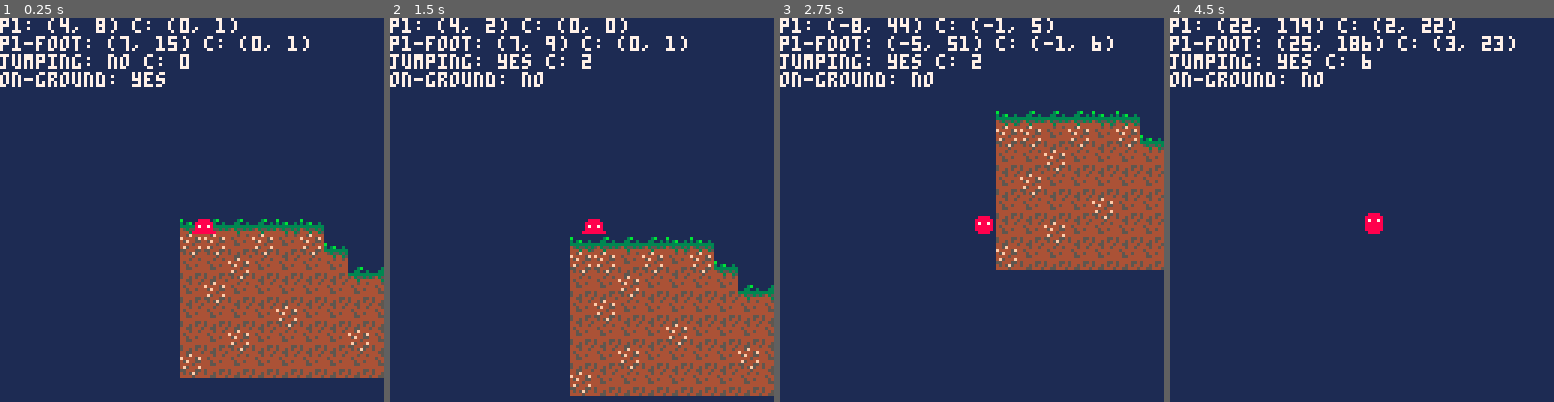
Above: before the commit, frames 1-4 (left to right).
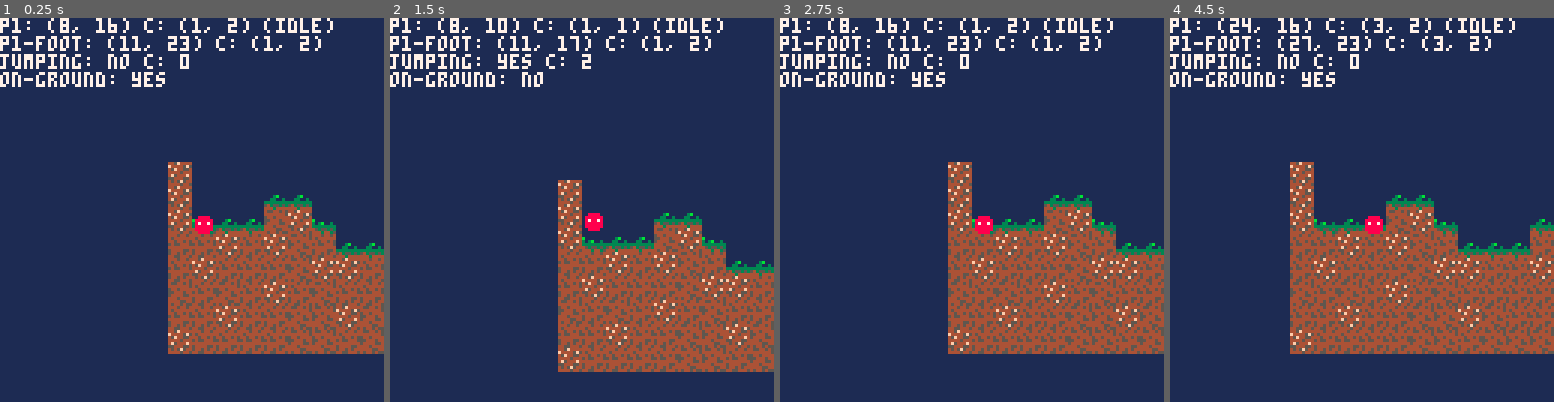
Above: after the commit, the same moments.

Repository: millwardesque/pico-8-demos
Game: PICO-8 cartridge carts/bouncer/bounce.p8
Same seed, same stepped clock (60 frames per second), same inputs: the game is played once before the commit and once after it.
Inputs:
- Up to frame 1 (0.25 s): no input
- Up to frame 2 (1.5 s): tap O (Z key) at 0.33, 0.7, 1.43 s
- Up to frame 3 (2.75 s): hold Left 1.97-2.37 s; tap O (Z key) at 2.22 s
- Up to frame 4 (4.5 s): hold Right 2.87-3.53 s; tap O (Z key) at 3.1, 3.98 s; hold Right from 4.13 s (still down)

The runs differ from the first frame. In frame 1, 16% of the frame differs, in the area x 15-100%, y 0-94%; in frame 2, 16%; in frame 3, 31%, in the area x 15-100%, y 0-88%; in frame 4, 26%.

Commit message:
Fixed some issues with animations and states.

Diff:
--- a/carts/bouncer/bounce.p8
+++ b/carts/bouncer/bounce.p8
@@ -83,6 +83,9 @@
 end
 vec2.diff = function(v1, v2)
  return vec2.new(v1.x - v2.x, v1.y - v2.y)
+end
+vec2.eq = function(v1, v2)
+ return v1.x == v2.x and v1.y == v2.y
 end
 
 --[[
@@ -192,6 +195,8 @@
   is_jumping = false
   jump_counter = 0
  end
+
+ player.state = state
 end
 
 function player:foot()
@@ -233,6 +238,7 @@
 
  -- user input.
  -- player controls
+ local start_position = vec2.clone(player.position)
  local new_position = vec2.clone(player.position)
  if btn(0) then
   new_position.x -= player.speed
@@ -245,9 +251,11 @@
   jump_request = true
  end
 
+ local was_jumping = false
  if player.is_jumping and player:is_on_ground() then
   player.is_jumping = false
   player.jump_counter = 0
+  was_jumping = true;
  elseif jump_request then
   if player:is_on_ground() then
    player.is_jumping = true
@@ -288,11 +296,17 @@
  end
 
  if player.state == "walking" then
-  if not player.is_jumping and new_position.x == 0 and new_position.y == 0 then
+  if not player.is_jumping and was_jumping then
+   player:set_state("walking")
+  end
+  if not player.is_jumping and vec2.eq(start_position, new_position) then
    player:set_state('idle')
   end
  elseif player.state == "idle" then
-  if not player.is_jumping and (new_position.x != 0 or new_position.y != 0) then
+  if not player.is_jumping and was_jumping then
+   player:set_state("idle")
+  end
+  if not player.is_jumping and not vec2.eq(start_position, new_position) then
    player:set_state('walking')
   end
  end
@@ -361,7 +375,7 @@
 
 function print_debug()
  color(7)
- print("p1: "..world_coord_summary(player.position))
+ print("p1: "..world_coord_summary(player.position).." ("..player.state..")")
  print("p1-foot: "..world_coord_summary(player:foot()))
 
  local is_jumping = "no"
@@ -410,14 +424,14 @@
 00000000000000000000000000000000000000000000000000000000000000000000000000000000000000000000000000000000000000000000000000000000
 00000000000000000000000000000000000000000000000000000000000000000000000000000000000000000000000000000000000000000000000000000000
 00000000000000000000000000000000000000000000000000000000000000000000000000000000000000000000000000000000000000000000000000000000
-0000000000000000445f444444454454000000000000000000000000000000000000000000000000000000000000000000000000000000000000000000000000
-0000000000000000f44445f445444444000000000000000000000000000000000000000000000000000000000000000000000000000000000000000000000000
-000000000000000045f4455444544544000000000000000000000000000000000000000000000000000000000000000000000000000000000000000000000000
-b00000000003b0004444544444554444000000000000000000000000000000000000000000000000000000000000000000000000000000000000000000000000
-303b0030003300304f5444f444444444000000000000000000000000000000000000000000000000000000000000000000000000000000000000000000000000
-33333333333333335544455454444554000000000000000000000000000000000000000000000000000000000000000000000000000000000000000000000000
-45355353543553534545f54454454544000000000000000000000000000000000000000000000000000000000000000000000000000000000000000000000000
-44434435444344444444544444554445000000000000000000000000000000000000000000000000000000000000000000000000000000000000000000000000
+0000000000000000445f444444454454455445450000000000000000000000000000000000000000000000000000000000000000000000000000000000000000
+0000000000000000f44445f545444444444444450000000000000000000000000000000000000000000000000000000000000000000000000000000000000000
+000000000000000045f4455444544545544544440000000000000000000000000000000000000000000000000000000000000000000000000000000000000000
+b00000000003b0004444544454554445554445440000000000000000000000000000000000000000000000000000000000000000000000000000000000000000
+303b0030003300304f5444f444444444544445540000000000000000000000000000000000000000000000000000000000000000000000000000000000000000
+33333333333333335544455454444554444544440000000000000000000000000000000000000000000000000000000000000000000000000000000000000000
+45355353543553534545f54454454544444455440000000000000000000000000000000000000000000000000000000000000000000000000000000000000000
+44434435444344444444544544554445454454550000000000000000000000000000000000000000000000000000000000000000000000000000000000000000
 0000000045f344454000000000000000000000000000000000000000000000000000000000000000000000000000000000000000000000000000000000000000
 00000000000000000000000000000000000000000000000000000000000000000000000000000000000000000000000000000000000000000000000000000000
 00000000000000000000000000000000000000000000000000000000000000000000000000000000000000000000000000000000000000000000000000000000
@@ -516,17 +530,17 @@
 00000000000000000000000000000000000000000000000000000000000000000000000000000000000000000000000000000000000000000000000000000000
 
 __gff__
-0000000000000000000000000000000000000000000000000000000000000000000000000000000000000000000000000000020200000000000000000000000000000000000000000000000000000000000000000000000000000000000000000000000000000000000000000000000000000000000000000000000000000000
+0000000000000000000000000000000000000000000000000000000000000000000000000000000000000000000000000000020202000000000000000000000000000000000000000000000000000000000000000000000000000000000000000000000000000000000000000000000000000000000000000000000000000000
 0000000000000000000000000000000000000000000000000000000000000000000000000000000000000000000000000000000000000000000000000000000000000000000000000000000000000000000000000000000000000000000000000000000000000000000000000000000000000000000000000000000000000000
 __map__
-0000000000000000000000000000000000000000000000000000000000000000000000000000000000000000000000000000000000000000000000000000000000000000000000000000000000000000000000000000000000000000000000000000000000000000000000000000000000000000000000000000000000000000
-3031313130300000000000003031303100000000000000000000000000000000000000000000000000000000000000000000000000000000000000000000000000000000000000000000000000000000000000000000000000000000000000000000000000000000000000000000000000000000000000000000000000000000
-3232333233323000000031303232323300000000000000000000000000000000000000000000000000000000000000000000000000000000000000000000000000000000000000000000000000000000000000000000000000000000000000000000000000000000000000000000000000000000000000000000000000000000
-3333323333333331313133333333333200000000000000000000000000000000000000000000000000000000000000000000000000000000000000000000000000000000000000000000000000000000000000000000000000000000000000000000000000000000000000000000000000000000000000000000000000000000
-3332333333333333333332333333333300000000000000000000000000000000000000000000000000000000000000000000000000000000000000000000000000000000000000000000000000000000000000000000000000000000000000000000000000000000000000000000000000000000000000000000000000000000
-3333333332333333333333333332333300000000000000000000000000000000000000000000000000000000000000000000000000000000000000000000000000000000000000000000000000000000000000000000000000000000000000000000000000000000000000000000000000000000000000000000000000000000
-3333323333333332333333323333333300000000000000000000000000000000000000000000000000000000000000000000000000000000000000000000000000000000000000000000000000000000000000000000000000000000000000000000000000000000000000000000000000000000000000000000000000000000
-3233333333333333333333323233323300000000000000000000000000000000000000000000000000000000000000000000000000000000000000000000000000000000000000000000000000000000000000000000000000000000000000000000000000000000000000000000000000000000000000000000000000000000
+3200000000000000000000000000000000000000000000000000000000000000000000000000000000000000000000000000000000000000000000000000000000000000000000000000000000000000000000000000000000000000000000000000000000000000000000000000000000000000000000000000000000000000
+3200000031310000000000003031303131000000000030313000003031000032000000000000000000000000000000000000000000000000000000000000000000000000000000000000000000000000000000000000000000000000000000000000000000000000000000000000000000000000000000000000000000000000
+3230313134323000000031303232323332303130003032323231313234303132000000000000000000000000000000000000000000000000000000000000000000000000000000000000000000000000000000000000000000000000000000000000000000000000000000000000000000000000000000000000000000000000
+3333323332343331313133333434333233323232303233333232323434323232000000000000000000000000000000000000000000000000000000000000000000000000000000000000000000000000000000000000000000000000000000000000000000000000000000000000000000000000000000000000000000000000
+3332333333343232333332333234323334343432323333333333343434343433000000000000000000000000000000000000000000000000000000000000000000000000000000000000000000000000000000000000000000000000000000000000000000000000000000000000000000000000000000000000000000000000
+3433343332333433333333333332343434343434343434343434343434333433000000000000000000000000000000000000000000000000000000000000000000000000000000000000000000000000000000000000000000000000000000000000000000000000000000000000000000000000000000000000000000000000
+3333323333343432343333323333333433333334343434343333343434343433000000000000000000000000000000000000000000000000000000000000000000000000000000000000000000000000000000000000000000000000000000000000000000000000000000000000000000000000000000000000000000000000
+3233333333343433343434323233323333333333333333333333333334333333000000000000000000000000000000000000000000000000000000000000000000000000000000000000000000000000000000000000000000000000000000000000000000000000000000000000000000000000000000000000000000000000
 0000000000000000000000000000000000000000000000000000000000000000000000000000000000000000000000000000000000000000000000000000000000000000000000000000000000000000000000000000000000000000000000000000000000000000000000000000000000000000000000000000000000000000
 0000000000000000000000000000000000000000000000000000000000000000000000000000000000000000000000000000000000000000000000000000000000000000000000000000000000000000000000000000000000000000000000000000000000000000000000000000000000000000000000000000000000000000
 0000000000000000000000000000000000000000000000000000000000000000000000000000000000000000000000000000000000000000000000000000000000000000000000000000000000000000000000000000000000000000000000000000000000000000000000000000000000000000000000000000000000000000
